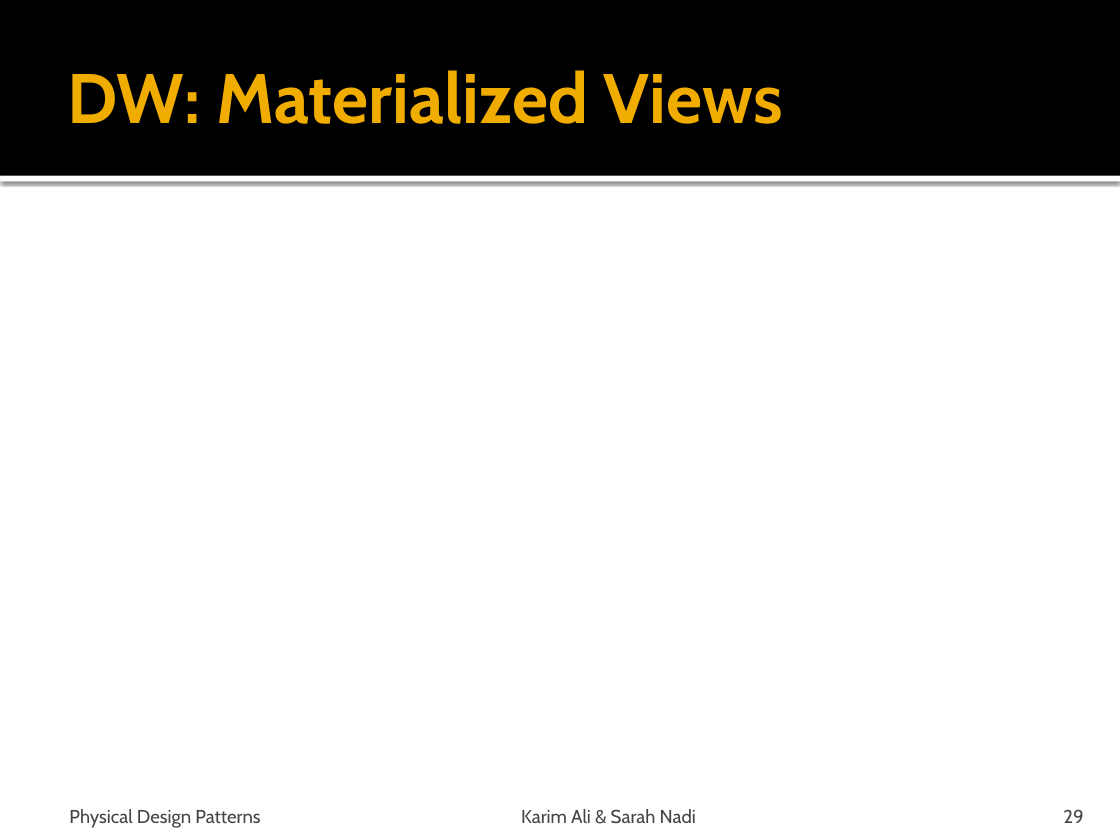
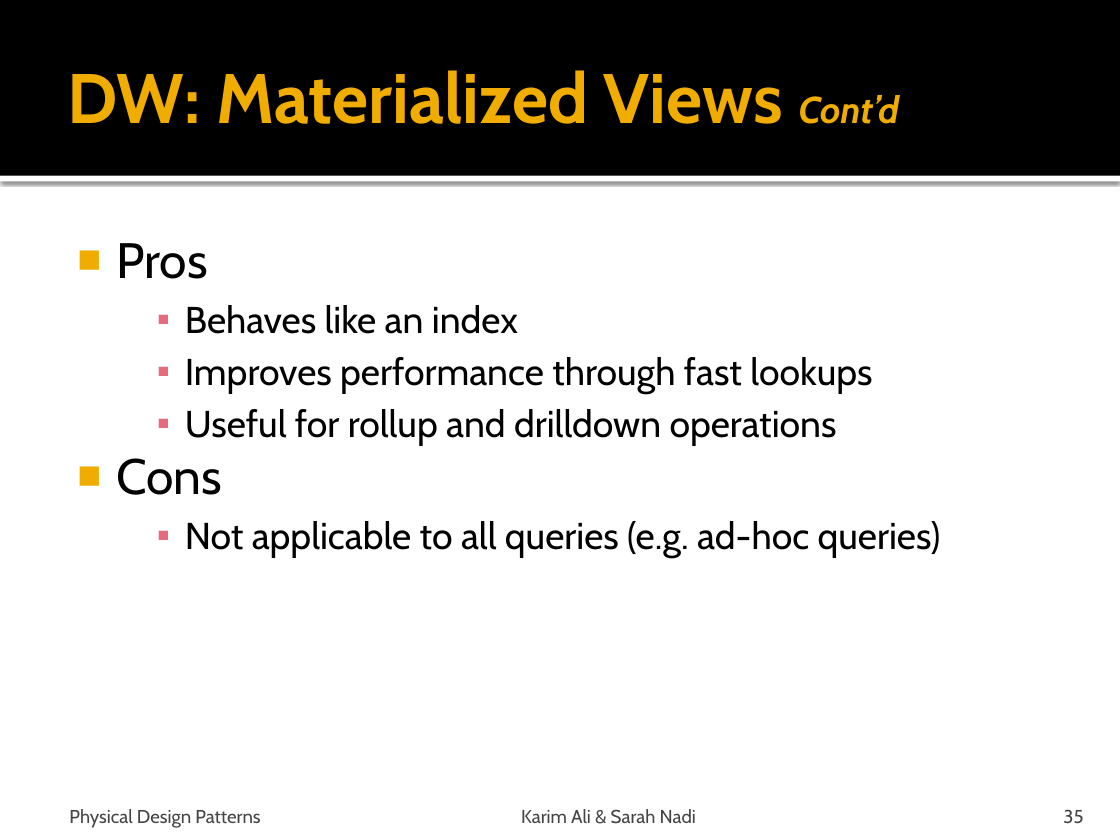
Before and after one commit to snadi/cs848-db, a slide deck: slide 35 of cs848-db/PhysDesignPres.pptx (slide 29 before the commit). Drawn at 1120x840 pixels with LibreOffice and Linux fonts; fonts in the diff are those of the drawing. Boxes give left, top, right and bottom in pixels: in the first picture for what was removed or moved away, otherwise in the second. Text is boxed around its words. In the diff, an @@ line names an element or a change of style, - is before the commit and + after.

```diff
--- a/cs848-db/PhysDesignPres.pptx
+++ b/cs848-db/PhysDesignPres.pptx
@@ title at (67, 70, 900, 124): text changed @@
-DW: Materialized Views
+DW: Materialized Views Cont’d
@@ text added at (116, 243, 941, 558), 24 pt, text #000000 @@
+■ Pros
+    ▪ Behaves like an index
+    ▪ Improves performance through fast lookups
+    ▪ Useful for rollup and drilldown operations
+■ Cons
+    ▪ Not applicable to all queries (e.g. ad-hoc queries)
@@ page number at (1063, 809, 1083, 824): text changed @@
-29
+35
```
Also in this commit, not shown: 3 other slides changed, 7 slides added.
